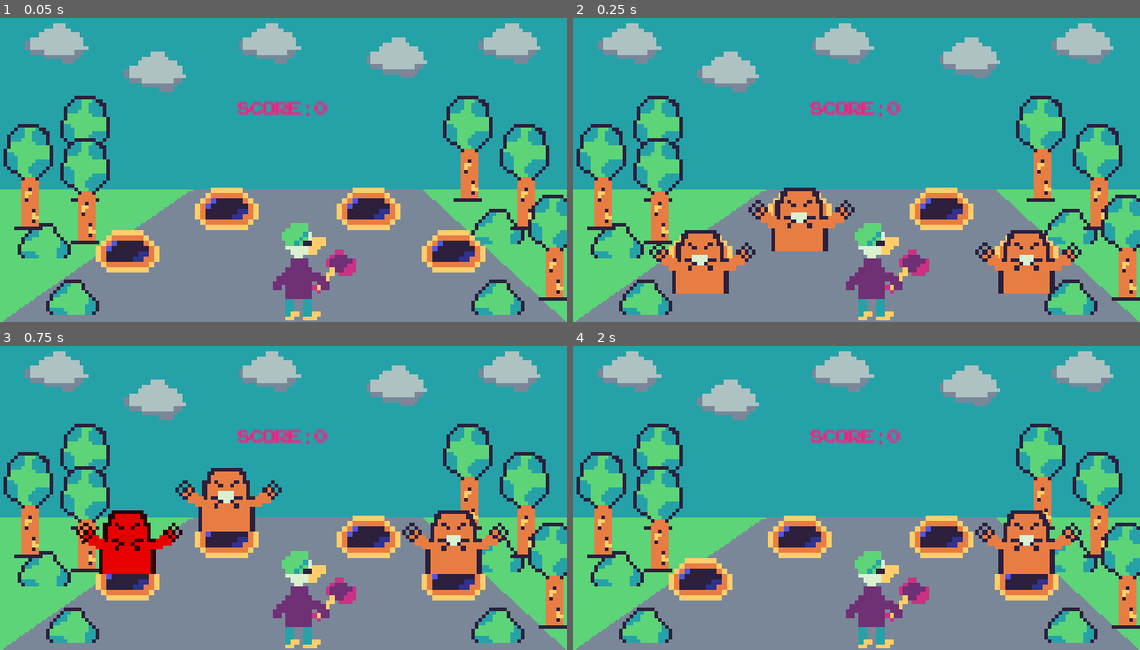
Above: before the commit, frames 1-4 (two rows, left to right).
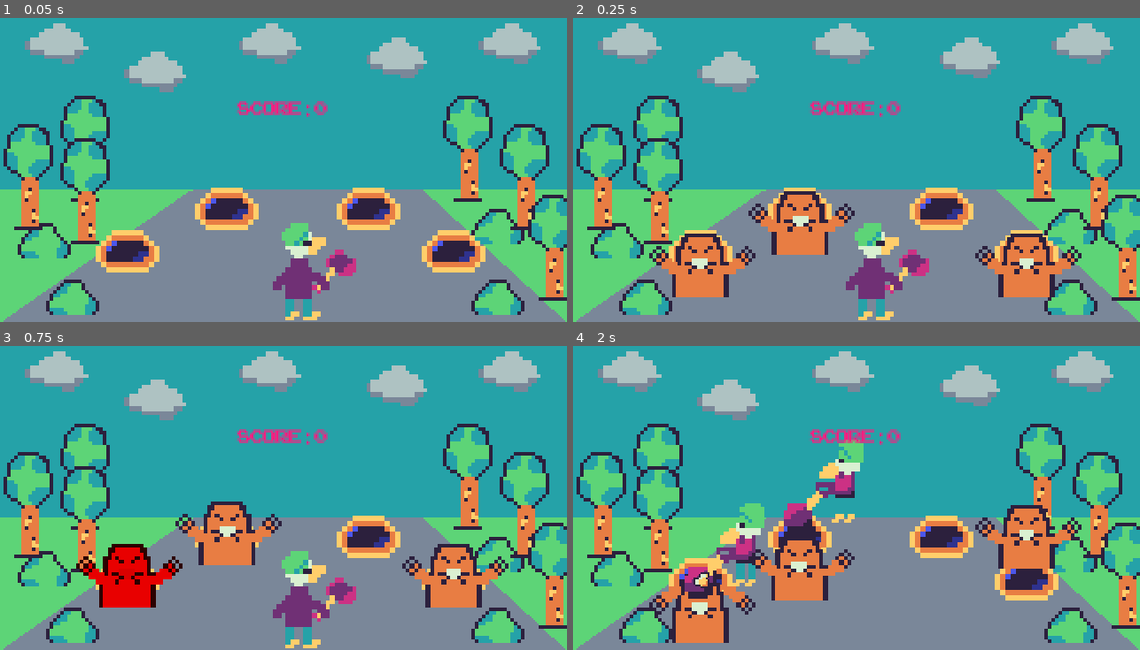
Above: after the commit, the same moments.

Repository: blauhschwert/Whac-a-mole
Game: Godot game, scene res://scenes/main.tscn
Same seed, same stepped clock (60 frames per second), same inputs: the game is played once before the commit and once after it.
Inputs (mouse positions are in pixels of both pictures, inside the frame that each line leads up to):
- Up to frame 1 (0.05 s): no input
- Up to frame 2 (0.25 s): no input
- Up to frame 3 (0.75 s): move the mouse to (124, 543) at 0.52 s; click (124, 543) at 0.67 s
- Up to frame 4 (2 s): move the mouse to (799, 501) at 1.27 s; click (799, 501) at 1.42 s

Frame 1 is identical in both runs. In frame 2, 3.0% of the frame differs, in the area x 13-90%, y 55-92%; in frame 3, 9.2%; in frame 4, 10%, in the area x 13-90%, y 30-100%.

Commit message:
Hello Close Alpha 0.1.3
We are so close to find an end with my first project

Diff:
--- /dev/null
+++ b/wrack-a-mole/autoloads/Globals.gd
@@ -0,0 +1,17 @@
+class_name Global
+extends Node
+
+signal score_changed(new_score : int)
+
+@warning_ignore("unused_signal")
+signal toggle_player(bool)
+
+var score : int = 0
+var mole_points = [10,15,35]
+
+func add_score(points : int) -> void:
+	score = points
+	emit_signal("score_changed",score)
+
+func rand_score() -> int:
+	return mole_points[randi() % mole_points.size()]
--- a/wrack-a-mole/project.godot
+++ b/wrack-a-mole/project.godot
@@ -14,6 +14,10 @@
 run/main_scene="uid://cn405efqarqjn"
 config/features=PackedStringArray("4.5", "GL Compatibility")
 config/icon="res://icon.svg"
+
+[autoload]
+
+Globals="*res://autoloads/Globals.gd"
 
 [display]
 
--- a/wrack-a-mole/scenes/hole/hole.gd
+++ b/wrack-a-mole/scenes/hole/hole.gd
@@ -8,22 +8,23 @@
 
 const MOLE = preload("res://scenes/mole/mole.tscn")
 
-@onready var _mole : Mole = null
+@onready var mole : Mole = null
 
 func _ready() -> void:
 	show_mole()
 
 func create_mole() -> void:
-	_mole = MOLE.instantiate()
-	add_child(_mole)
+	mole = MOLE.instantiate()
+	add_child(mole)
+	mole.set_state(Mole.State.POPPING_UP)
 	moleCreated.emit()
 
 func show_mole() -> void:
-	if _mole != null:
-		_mole.mole_autostart()
+	if mole != null:
+		mole.mole_autostart()
 
 func is_moles_active() -> bool:
-	return _mole.is_active
+	return mole.is_active
 
 func _reset_hole_status() -> void:
 	await get_tree().create_timer(0.4).timeout
--- a/wrack-a-mole/scenes/holes.gd
+++ b/wrack-a-mole/scenes/holes.gd
@@ -1,7 +1,5 @@
 class_name Holes
 extends Node
-
-signal mole_wracked(points : int)
 
 # All the holes that got a mole
 @onready var hole_00 : Hole = $Hole_00
@@ -9,37 +7,29 @@
 @onready var hole_02 : Hole = $Hole_02
 @onready var hole_03 : Hole = $Hole_03
 
-var holes_dict = {
-	"hole_00" : [],
-	"hole_01" : [],
-	"hole_02" : [],
-	"hole_03" : []
-}
-
-var holes = []
+var holes : Array[Hole] = []
+var moles : Array[Mole] = []
 var hole_patterns = [] # Mole Pattern for game
 var moles_in_game : int = 0
 
-var mole_points = [10,15,35]
+
 
 func _ready() -> void:
 	randomize()
 	for i in range(4):
 		hole_patterns.append(randi_range(0,1))
 
-	for i in get_children():
-		holes.append(i)
+	for hole_n in get_children():
+		if hole_n is Hole:
+			holes.append(hole_n)
 
-	hole_00.moleClear.connect(_finished_mole)
-	hole_01.moleClear.connect(_finished_mole)
-	hole_02.moleClear.connect(_finished_mole)
-	hole_03.moleClear.connect(_finished_mole)
+	for n in holes:
+		if n.has_signal("moleCreated"):
+			n.moleCreated.connect(_add_moles)
 
-
-	hole_00.moleCreated.connect(_add_moles)
-	hole_01.moleCreated.connect(_add_moles)
-	hole_02.moleCreated.connect(_add_moles)
-	hole_03.moleCreated.connect(_add_moles)
+	for h in moles:
+		if h.has_signal("finishMole"):
+			h.finishMole.connect(_finished_mole)
 
 	print(hole_patterns)
 	hole_patterns = _create_pattern()
@@ -65,34 +55,16 @@
 	for i in holes.size():
 		if hole_patterns[i] == 1:
 			holes[i].create_mole()
-			moles_in_game += 1
-
-# not correct way to create a algorithm for creating a dict with
-# mole patterns
-func show_moles_dict(dict : Dictionary) -> void:
-	for i in range(4):
-		var cur = "hole_0" + str(i)
-		for j in range(4):
-			holes_dict[cur].append(randi_range(0,1))
-
-	for p_I in dict.keys():
-		for mole in dict[p_I]:
-			if mole == 1:
-				holes[mole].show_mole()
+			moles.append(holes[i].mole)
 
 func _finished_mole() -> void:
-	for i in range(4):
-		holes[i]._reset_hole_status()
-
 	moles_in_game -= 1
-	var score : int = mole_points[randi() % mole_points.size()]
-	emit_signal("mole_wracked",score)
 
 func _create_moles() -> void:
 	for j in range(4):
 		if hole_patterns[j] == 1:
 			holes[j].create_mole()
-			moles_in_game += 1
+			_add_moles()
 
 func _add_moles() -> void:
 	moles_in_game += 1
--- /dev/null
+++ b/wrack-a-mole/scenes/main.gd
@@ -0,0 +1,10 @@
+class_name Game
+extends Node2D
+
+@onready var _player = %Player
+
+func _ready() -> void:
+	Globals.toggle_player.connect(_toggle_player)
+
+func _toggle_player(p_vis : bool) -> void:
+	_player.visible = p_vis
--- a/wrack-a-mole/scenes/main.tscn
+++ b/wrack-a-mole/scenes/main.tscn
@@ -1,6 +1,7 @@
-[gd_scene load_steps=8 format=3 uid="uid://cn405efqarqjn"]
+[gd_scene load_steps=9 format=3 uid="uid://cn405efqarqjn"]
 
 [ext_resource type="Texture2D" uid="uid://cq1cswe8gcjdt" path="res://assets/BackgroundNew.png" id="1_o5qli"]
+[ext_resource type="Script" uid="uid://dub575s4aubk2" path="res://scenes/main.gd" id="1_tipki"]
 [ext_resource type="PackedScene" uid="uid://vhu41x43q2rq" path="res://scenes/hole/hole.tscn" id="2_0wfyh"]
 [ext_resource type="PackedScene" uid="uid://sbll7eibdxdh" path="res://scenes/clouds/sky.tscn" id="2_jyhfs"]
 [ext_resource type="Script" uid="uid://dadvdmpm7l0sa" path="res://scenes/holes.gd" id="2_sugp2"]
@@ -9,6 +10,7 @@
 [ext_resource type="PackedScene" uid="uid://b6cilih4d3skr" path="res://scenes/ui/game_ui/game_ui.tscn" id="7_o6xl0"]
 
 [node name="World" type="Node2D"]
+script = ExtResource("1_tipki")
 
 [node name="Background" type="Sprite2D" parent="."]
 texture = ExtResource("1_o5qli")
@@ -21,6 +23,7 @@
 [node name="Forrest" parent="Objects" instance=ExtResource("3_tbgi4")]
 
 [node name="Player" parent="." instance=ExtResource("4_tefeu")]
+unique_name_in_owner = true
 position = Vector2(176.00002, 144.00002)
 scale = Vector2(2.5, 2.5)
 
@@ -48,5 +51,3 @@
 
 [node name="GameUI" parent="CanvasLayer" instance=ExtResource("7_o6xl0")]
 mouse_filter = 2
-
-[connection signal="mole_wracked" from="Holes" to="CanvasLayer/GameUI" method="_on_holes_mole_wracked"]
--- a/wrack-a-mole/scenes/mole/mole.gd
+++ b/wrack-a-mole/scenes/mole/mole.gd
@@ -3,7 +3,7 @@
 
 signal finishMole
 
-enum State {RESET, POPPING_UP, IDLE, HIT}
+enum State {RESET, POPPING_UP, IDLE, HIT, HIDE}
 var state  : State = State.RESET
 
 @export var is_active : bool = false:
@@ -15,36 +15,67 @@
 @onready var anim_player = $AnimationPlayer
 
 func _ready():
+	randomize()
+	$MoleTimer.paused = true
+	$AttackNode.visible = false
 	anim_player.animation_finished.connect(_on_animation_finished)
-	@warning_ignore("narrowing_conversion")
-	#$MoleTimer.wait_time = randi_range(2.0,4.5)
-	$MoleTimer.paused = true
 
 func _input_event(_viewport, event, _shape_idx):
 	if event is InputEventScreenTouch and event.is_pressed():
 		print("Touched : ", name, " | Finger ID: ", event.index)
 		modulate = Color(1,0,0) # Change color to indicate touch
-		mole_state_hidden()
-		finishMole.emit()
+		await get_tree().create_timer(0.3).timeout
+		modulate = Color(1,1,1) # Change color to indicate touch
+		set_state(State.HIT)
+
 	elif event is InputEventMouseButton and event.is_pressed():
 		modulate = Color(1,0,0) # Change color to indicate touch
-		mole_state_hidden()
-		finishMole.emit()
+		await get_tree().create_timer(0.3).timeout
+		modulate = Color(1,1,1) # Change color to indicate touch
+		set_state(State.HIT)
 
+func set_state(new_state : State) -> void:
+	if state == new_state:
+		return
+	state = new_state
+
+	match state:
+		State.RESET:
+			anim_player.play("RESET")
+		State.POPPING_UP:
+			anim_player.play("pop_up")
+		State.IDLE:
+			anim_player.play("idle")
+		State.HIT:
+			Globals.emit_signal("toggle_player",false)
+			$AttackNode.visible = true
+			$HitSound.play()
+			anim_player.play("hit")
+		State.HIDE:
+			anim_player.play("dissapear")
+			await get_tree().create_timer(0.3).timeout
+			Globals.emit_signal("toggle_player",true)
 
 func _on_animation_finished(_anim_name : String) -> void:
-	if _anim_name == "hidden":
-		queue_free()
+	match _anim_name:
+		"pop_up":
+			set_state(State.IDLE)
+		"hit":
+			finishMole.emit()
+			set_state(State.HIDE)
+		"dissapear":
+			$MoleTimer.wait_time = randf_range(2.0,3.1)
+			$MoleTimer.start()
+			queue_free()
+			Globals.add_score(Globals.rand_score())
 
 
 func mole_autostart() -> void:
 	anim_player.play("pop_up")
+	print("appear")
 	is_active = true
-
-func mole_state_hidden()  -> void:
-	$HitSound.play()
-	anim_player.play("hidden")
 
 
 func _on_timer_timeout():
-	mole_state_hidden()
+	anim_player.play("dissapear")
+	finishMole.emit()
--- a/wrack-a-mole/scenes/mole/mole.tscn
+++ b/wrack-a-mole/scenes/mole/mole.tscn
@@ -1,9 +1,11 @@
-[gd_scene load_steps=10 format=3 uid="uid://bugnfvmqmygod"]
+[gd_scene load_steps=15 format=3 uid="uid://bugnfvmqmygod"]
 
 [ext_resource type="Texture2D" uid="uid://d1drwdh3hl32j" path="res://assets/Mole/Mole.png" id="1_jkyfm"]
 [ext_resource type="Script" uid="uid://45enj76gh4o6" path="res://scenes/mole/mole.gd" id="1_mht7g"]
 [ext_resource type="Texture2D" uid="uid://ditc0ggwjjo0s" path="res://assets/Mole/MoleHand.png" id="2_mht7g"]
 [ext_resource type="AudioStream" uid="uid://cw6eqdqpohb0x" path="res://assets/sounds/hit_duck.wav" id="4_icasp"]
+[ext_resource type="Texture2D" uid="uid://bbf2xo526ex6r" path="res://assets/Playerv2.png" id="5_gvehh"]
+[ext_resource type="Texture2D" uid="uid://d032ntlvey4og" path="res://assets/Untitled 6.png" id="6_51ysb"]
 
 [sub_resource type="Animation" id="Animation_pmep1"]
 length = 0.001
@@ -126,6 +128,142 @@
 "transitions": PackedFloat32Array(1),
 "update": 1,
 "values": [false]
+}
+tracks/10/type = "value"
+tracks/10/imported = false
+tracks/10/enabled = true
+tracks/10/path = NodePath("Arms/Left:flip_v")
+tracks/10/interp = 1
+tracks/10/loop_wrap = true
+tracks/10/keys = {
+"times": PackedFloat32Array(0),
+"transitions": PackedFloat32Array(1),
+"update": 1,
+"values": [false]
+}
+tracks/11/type = "value"
+tracks/11/imported = false
+tracks/11/enabled = true
+tracks/11/path = NodePath("Arms/Right:flip_v")
+tracks/11/interp = 1
+tracks/11/loop_wrap = true
+tracks/11/keys = {
+"times": PackedFloat32Array(0),
+"transitions": PackedFloat32Array(1),
+"update": 1,
+"values": [false]
+}
+tracks/12/type = "value"
+tracks/12/imported = false
+tracks/12/enabled = true
+tracks/12/path = NodePath("AttackNode/DillalahAttack:position")
+tracks/12/interp = 1
+tracks/12/loop_wrap = true
+tracks/12/keys = {
+"times": PackedFloat32Array(0),
+"transitions": PackedFloat32Array(1),
+"update": 0,
+"values": [Vector2(4, -25.333334)]
+}
+tracks/13/type = "value"
+tracks/13/imported = false
+tracks/13/enabled = true
+tracks/13/path = NodePath("AttackNode/DillalahAttack:visible")
+tracks/13/interp = 1
+tracks/13/loop_wrap = true
+tracks/13/keys = {
+"times": PackedFloat32Array(0),
+"transitions": PackedFloat32Array(1),
+"update": 1,
+"values": [true]
+}
+tracks/14/type = "value"
+tracks/14/imported = false
+tracks/14/enabled = true
+tracks/14/path = NodePath("AttackNode/peng:frame")
+tracks/14/interp = 1
+tracks/14/loop_wrap = true
+tracks/14/keys = {
+"times": PackedFloat32Array(0),
+"transitions": PackedFloat32Array(1),
+"update": 1,
+"values": [0]
+}
+tracks/15/type = "value"
+tracks/15/imported = false
+tracks/15/enabled = true
+tracks/15/path = NodePath("AttackNode/peng:visible")
+tracks/15/interp = 1
+tracks/15/loop_wrap = true
+tracks/15/keys = {
+"times": PackedFloat32Array(0),
+"transitions": PackedFloat32Array(1),
+"update": 1,
+"values": [false]
+}
+tracks/16/type = "value"
+tracks/16/imported = false
+tracks/16/enabled = true
+tracks/16/path = NodePath("CollisionShape2D:position")
+tracks/16/interp = 1
+tracks/16/loop_wrap = true
+tracks/16/keys = {
+"times": PackedFloat32Array(0),
+"transitions": PackedFloat32Array(1),
+"update": 0,
+"values": [Vector2(0, -5.3333335)]
+}
+tracks/17/type = "value"
+tracks/17/imported = false
+tracks/17/enabled = true
+tracks/17/path = NodePath("AttackNode:visible")
+tracks/17/interp = 1
+tracks/17/loop_wrap = true
+tracks/17/keys = {
+"times": PackedFloat32Array(0),
+"transitions": PackedFloat32Array(1),
+"update": 1,
+"values": [true]
+}
+
+[sub_resource type="Animation" id="Animation_gvehh"]
+resource_name = "dissapear"
+length = 0.6
+tracks/0/type = "value"
+tracks/0/imported = false
+tracks/0/enabled = true
+tracks/0/path = NodePath(".:position")
+tracks/0/interp = 1
+tracks/0/loop_wrap = true
+tracks/0/keys = {
+"times": PackedFloat32Array(0, 0.6),
+"transitions": PackedFloat32Array(-2.71, -2.71),
+"update": 0,
+"values": [Vector2(0, 0), Vector2(0, 10)]
+}
+tracks/1/type = "value"
+tracks/1/imported = false
+tracks/1/enabled = true
+tracks/1/path = NodePath("Arms/Left:flip_v")
+tracks/1/interp = 1
+tracks/1/loop_wrap = true
+tracks/1/keys = {
+"times": PackedFloat32Array(0),
+"transitions": PackedFloat32Array(-2.71),
+"update": 1,
+"values": [true]
+}
+tracks/2/type = "value"
+tracks/2/imported = false
+tracks/2/enabled = true
+tracks/2/path = NodePath("Arms/Right:flip_v")
+tracks/2/interp = 1
+tracks/2/loop_wrap = true
+tracks/2/keys = {
+"times": PackedFloat32Array(0),
+"transitions": PackedFloat32Array(-2.71),
+"update": 1,
+"values": [true]
 }
 
 [sub_resource type="Animation" id="Animation_icasp"]
@@ -144,6 +282,82 @@
 "values": [true, false]
 }
 
+[sub_resource type="Animation" id="Animation_51ysb"]
+resource_name = "idle"
+length = 0.7
+tracks/0/type = "value"
+tracks/0/imported = false
+tracks/0/enabled = true
+tracks/0/path = NodePath(".:position")
+tracks/0/interp = 1
+tracks/0/loop_wrap = true
+tracks/0/keys = {
+"times": PackedFloat32Array(),
+"transitions": PackedFloat32Array(),
+"update": 0,
+"values": []
+}
+tracks/1/type = "value"
+tracks/1/imported = false
+tracks/1/enabled = true
+tracks/1/path = NodePath("Body:position")
+tracks/1/interp = 1
+tracks/1/loop_wrap = true
+tracks/1/keys = {
+"times": PackedFloat32Array(0, 0.26666668, 0.5),
+"transitions": PackedFloat32Array(1, -2.71, 1),
+"update": 0,
+"values": [Vector2(0, -5.333333), Vector2(0, -13.333333), Vector2(0, -18.666668)]
+}
+tracks/2/type = "value"
+tracks/2/imported = false
+tracks/2/enabled = true
+tracks/2/path = NodePath("Arms:position")
+tracks/2/interp = 1
+tracks/2/loop_wrap = true
+tracks/2/keys = {
+"times": PackedFloat32Array(0, 0.26666668, 0.5),
+"transitions": PackedFloat32Array(1, -2.71, 1),
+"update": 0,
+"values": [Vector2(0, -5.333333), Vector2(0, -13.333333), Vector2(0, -18.666668)]
+}
+tracks/3/type = "value"
+tracks/3/imported = false
+tracks/3/enabled = true
+tracks/3/path = NodePath("Arms/Right:position")
+tracks/3/interp = 1
+tracks/3/loop_wrap = true
+tracks/3/keys = {
+"times": PackedFloat32Array(0, 0.26666668, 0.5),
+"transitions": PackedFloat32Array(1, -2.71, 1),
+"update": 0,
+"values": [Vector2(10, -2), Vector2(10, -2), Vector2(10, -2)]
+}
+tracks/4/type = "value"
+tracks/4/imported = false
+tracks/4/enabled = true
+tracks/4/path = NodePath("Arms/Left:position")
+tracks/4/interp = 1
+tracks/4/loop_wrap = true
+tracks/4/keys = {
+"times": PackedFloat32Array(0, 0.26666668, 0.5),
+"transitions": PackedFloat32Array(1, -2.71, 1),
+"update": 0,
+"values": [Vector2(-9, -2), Vector2(-9, -2), Vector2(-9, -2)]
+}
+tracks/5/type = "value"
+tracks/5/imported = false
+tracks/5/enabled = true
+tracks/5/path = NodePath("CollisionShape2D:position")
+tracks/5/interp = 1
+tracks/5/loop_wrap = true
+tracks/5/keys = {
+"times": PackedFloat32Array(0, 0.26445085, 0.4391773),
+"transitions": PackedFloat32Array(1, 1, 1),
+"update": 0,
+"values": [Vector2(0, -5.3333335), Vector2(0, -13.333334), Vector2(0, -18.666668)]
+}
+
 [sub_resource type="Animation" id="Animation_mht7g"]
 resource_name = "pop_up"
 length = 0.6
@@ -267,11 +481,150 @@
 "update": 1,
 "values": [false, true]
 }
+tracks/10/type = "value"
+tracks/10/imported = false
+tracks/10/enabled = true
+tracks/10/path = NodePath("Arms/Left:flip_v")
+tracks/10/interp = 1
+tracks/10/loop_wrap = true
+tracks/10/keys = {
+"times": PackedFloat32Array(0),
+"transitions": PackedFloat32Array(1),
+"update": 1,
+"values": [false]
+}
+
+[sub_resource type="Animation" id="Animation_4k5nx"]
+resource_name = "hit"
+length = 0.4
+tracks/0/type = "value"
+tracks/0/imported = false
+tracks/0/enabled = true
+tracks/0/path = NodePath("Body:position")
+tracks/0/interp = 1
+tracks/0/loop_wrap = true
+tracks/0/keys = {
+"times": PackedFloat32Array(0),
+"transitions": PackedFloat32Array(1),
+"update": 0,
+"values": [Vector2(0, 0)]
+}
+tracks/1/type = "value"
+tracks/1/imported = false
+tracks/1/enabled = true
+tracks/1/path = NodePath("Arms:position")
+tracks/1/interp = 1
+tracks/1/loop_wrap = true
+tracks/1/keys = {
+"times": PackedFloat32Array(0),
+"transitions": PackedFloat32Array(1),
+"update": 0,
+"values": [Vector2(0, 0)]
+}
+tracks/2/type = "value"
+tracks/2/imported = false
+tracks/2/enabled = true
+tracks/2/path = NodePath("Arms/Right:position")
+tracks/2/interp = 1
+tracks/2/loop_wrap = true
+tracks/2/keys = {
+"times": PackedFloat32Array(0),
+"transitions": PackedFloat32Array(1),
+"update": 0,
+"values": [Vector2(10, -2)]
+}
+tracks/3/type = "value"
+tracks/3/imported = false
+tracks/3/enabled = true
+tracks/3/path = NodePath("Arms/Left:position")
+tracks/3/interp = 1
+tracks/3/loop_wrap = true
+tracks/3/keys = {
+"times": PackedFloat32Array(0),
+"transitions": PackedFloat32Array(1),
+"update": 0,
+"values": [Vector2(-9, -2)]
+}
+tracks/4/type = "value"
+tracks/4/imported = false
+tracks/4/enabled = true
+tracks/4/path = NodePath("AttackNode/DillalahAttack:position")
+tracks/4/interp = 1
+tracks/4/loop_wrap = true
+tracks/4/keys = {
+"times": PackedFloat32Array(0, 0.4),
+"transitions": PackedFloat32Array(1, 1),
+"update": 0,
+"values": [Vector2(4, -25.333334), Vector2(4, -12)]
+}
+tracks/5/type = "value"
+tracks/5/imported = false
+tracks/5/enabled = true
+tracks/5/path = NodePath("AttackNode/DillalahAttack:visible")
+tracks/5/interp = 1
+tracks/5/loop_wrap = true
+tracks/5/keys = {
+"times": PackedFloat32Array(0.061390374),
+"transitions": PackedFloat32Array(1),
+"update": 1,
+"values": [true]
+}
+tracks/6/type = "value"
+tracks/6/imported = false
+tracks/6/enabled = true
+tracks/6/path = NodePath("AttackNode/peng:frame")
+tracks/6/interp = 1
+tracks/6/loop_wrap = true
+tracks/6/keys = {
+"times": PackedFloat32Array(0.2849143, 0.34000823, 0.4),
+"transitions": PackedFloat32Array(1, 1, 1),
+"update": 1,
+"values": [0, 1, 2]
+}
+tracks/7/type = "value"
+tracks/7/imported = false
+tracks/7/enabled = true
+tracks/7/path = NodePath("AttackNode/peng:visible")
+tracks/7/interp = 1
+tracks/7/loop_wrap = true
+tracks/7/keys = {
+"times": PackedFloat32Array(0, 0.2707473),
+"transitions": PackedFloat32Array(1, 1),
+"update": 1,
+"values": [false, true]
+}
+tracks/8/type = "value"
+tracks/8/imported = false
+tracks/8/enabled = true
+tracks/8/path = NodePath("CollisionShape2D:position")
+tracks/8/interp = 1
+tracks/8/loop_wrap = true
+tracks/8/keys = {
+"times": PackedFloat32Array(0),
+"transitions": PackedFloat32Array(1),
+"update": 0,
+"values": [Vector2(0, 0)]
+}
+tracks/9/type = "value"
+tracks/9/imported = false
+tracks/9/enabled = true
+tracks/9/path = NodePath("AttackNode:visible")
+tracks/9/interp = 1
+tracks/9/loop_wrap = true
+tracks/9/keys = {
+"times": PackedFloat32Array(0, 0.20148635),
+"transitions": PackedFloat32Array(1, 1),
+"update": 1,
+"values": [false, true]
+}
 
 [sub_resource type="AnimationLibrary" id="AnimationLibrary_gvehh"]
 _data = {
 &"RESET": SubResource("Animation_pmep1"),
+&"dissapear": SubResource("Animation_gvehh"),
 &"hidden": SubResource("Animation_icasp"),
+&"hit": SubResource("Animation_4k5nx"),
+&"idle": SubResource("Animation_51ysb"),
 &"pop_up": SubResource("Animation_mht7g")
 }
 
@@ -306,17 +659,31 @@
 libraries = {
 &"": SubResource("AnimationLibrary_gvehh")
 }
-autoplay = "pop_up"
 
 [node name="MoleTimer" type="Timer" parent="."]
-wait_time = 4.0
 one_shot = true
 autostart = true
 
 [node name="CollisionShape2D" type="CollisionShape2D" parent="."]
+position = Vector2(0, -5.3333335)
 shape = SubResource("CapsuleShape2D_mht7g")
 
 [node name="HitSound" type="AudioStreamPlayer2D" parent="."]
 stream = ExtResource("4_icasp")
 
+[node name="AttackNode" type="Node2D" parent="."]
+
+[node name="DillalahAttack" type="Sprite2D" parent="AttackNode"]
+position = Vector2(4, -25.333334)
+texture = ExtResource("5_gvehh")
+hframes = 3
+frame = 1
+
+[node name="peng" type="Sprite2D" parent="AttackNode"]
+visible = false
+position = Vector2(0, -7.9999995)
+scale = Vector2(0.6, 0.6)
+texture = ExtResource("6_51ysb")
+hframes = 3
+
 [connection signal="timeout" from="MoleTimer" to="." method="_on_timer_timeout"]
--- a/wrack-a-mole/scenes/ui/game_ui/game_ui.gd
+++ b/wrack-a-mole/scenes/ui/game_ui/game_ui.gd
@@ -5,13 +5,7 @@
 @onready var _score_label = $ScoreLabel
 
 func _ready():
-	_score_label.text = "Score : " + str(score)
+	_score_label.text = "Score : " + str(Globals.score)
 
 func _process(_delta):
-	_score_label.text = "Score : " + str(score)
-
-func add_points(p_points : int) -> int:
-	return score + p_points
-
-func _on_holes_mole_wracked(points):
-	score = add_points(points)
+	_score_label.text = "Score : " + str(Globals.score)
Not shown, added: wrack-a-mole/autoloads/Globals.gd.uid
Not shown, added: wrack-a-mole/scenes/main.gd.uid
